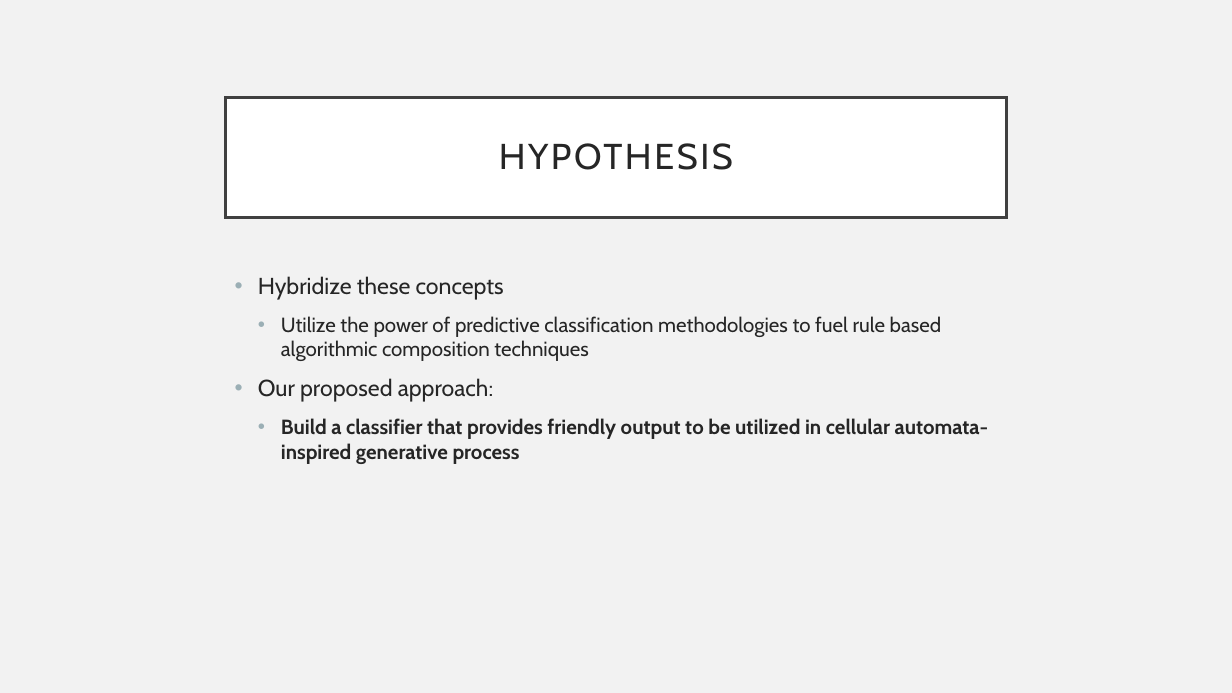
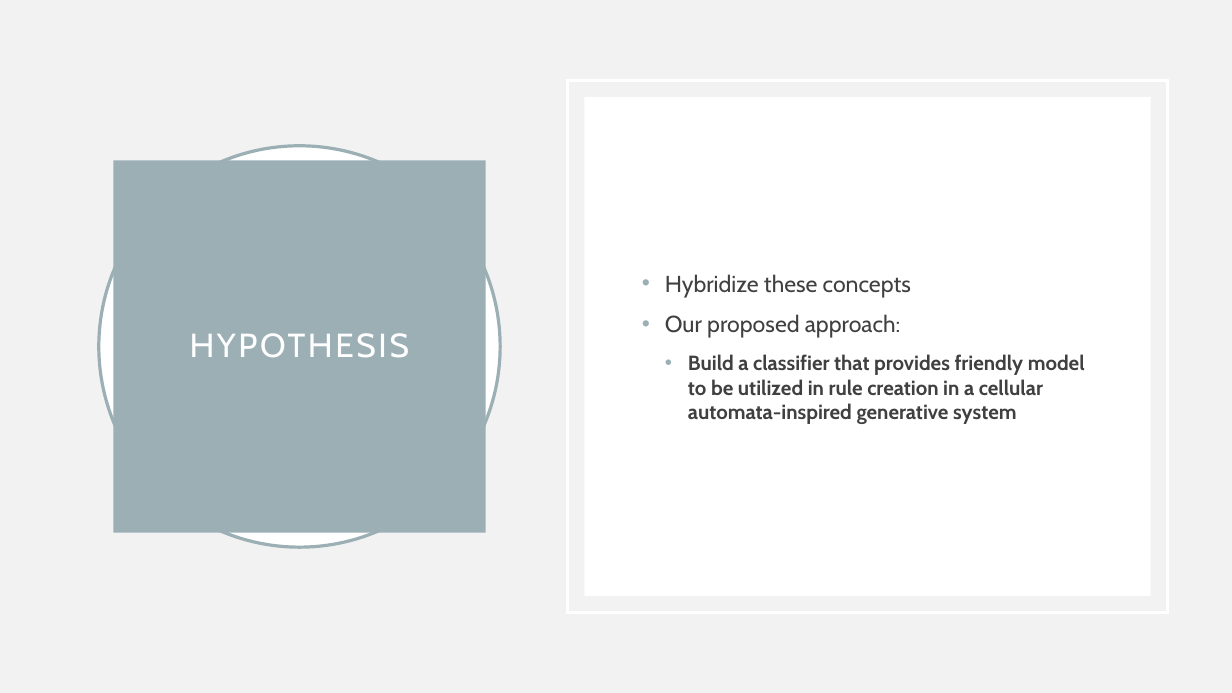
Before and after one commit to rstrelow001/CSCI-UR-Music-Composition, a slide deck: slide 5 of Presentations/MICS Presentation 1.0.pptx (slide 6 before the commit). Drawn at 1232x693 pixels with LibreOffice and Linux fonts; fonts in the diff are those of the drawing. Boxes give left, top, right and bottom in pixels: in the first picture for what was removed or moved away, otherwise in the second. Text is boxed around its words. In the diff, an @@ line names an element or a change of style, - is before the commit and + after.

```diff
--- a/Presentations/MICS Presentation 1.0.pptx
+++ b/Presentations/MICS Presentation 1.0.pptx
@@ rectangle added at (567,80,1167,613), outline #FFFFFF 2.5 pt @@
@@ rectangle added at (584,97,1151,596), fill #FFFFFF @@
@@ ellipse added at (99,146,500,547), fill #FFFFFF, outline #9BAFB5 2.5 pt @@
@@ text "Hybridize these concepts": place and size @@
-text "Hybridize these concepts" at (258,276,989,464)
+text "Hybridize these concepts" at (665,274,1085,424)
@@ text "Hybridize these concepts" at (665,274,1085,424): vertical alignment top to middle @@
@@ title "HYPOTHESIS": place and size @@
-title "HYPOTHESIS" at (226,97,1006,217)
+title "HYPOTHESIS" at (114,161,486,533)
@@ title "HYPOTHESIS" at (114,161,486,533): size 28 to 26 pt, text colour #262626 to #FFFFFF; fill #FFFFFF to #9BAFB5; outline #404040 2.5 pt to none @@
@@ text at (665,274,911,338): text colour #262626 to #404040 in "Hybridize these concepts", "Our proposed approach:" @@
@@ text at (281,316,942,361): paragraph removed @@
-  • Utilize the power of predictive classification methodologies to fuel rule based algorithmic composition techniques
@@ text at (688,354,1085,424): text changed; text colour #262626 to #404040 @@
-  • Build a classifier that provides friendly output to be utilized in cellular automata-inspired generative process
+  • Build a classifier that provides friendly model to be utilized in rule creation in a cellular automata-inspired generative system
```
Also in this commit, not shown: 14 other slides changed, 5 slides added, 10 slides removed, 32 other files.
